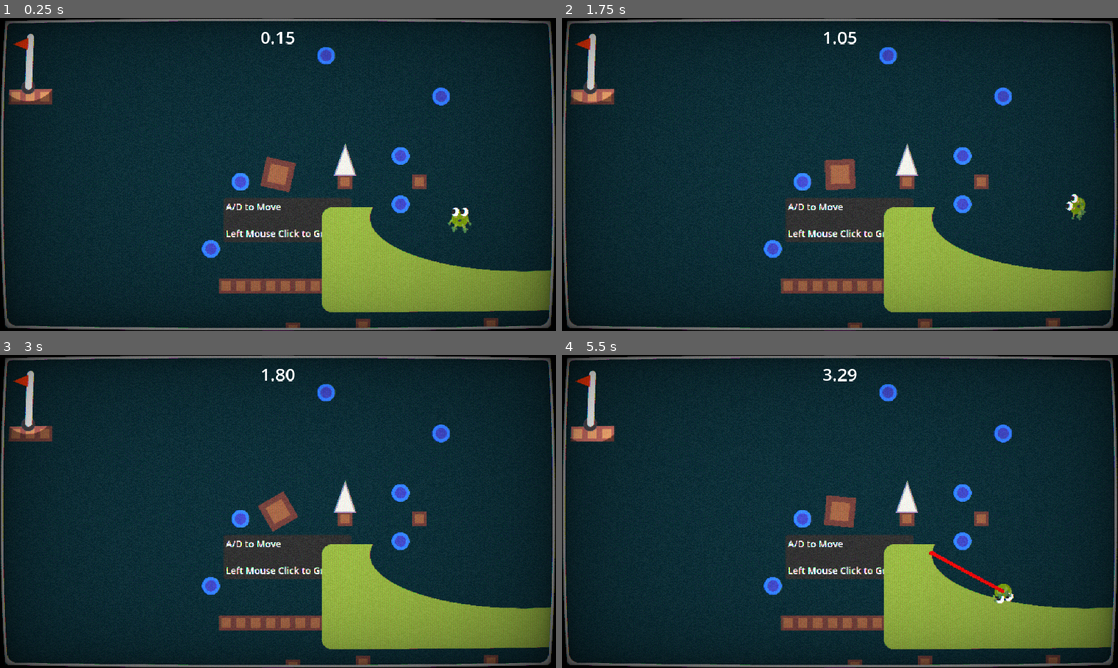
Above: before the commit, frames 1-4 (two rows, left to right).
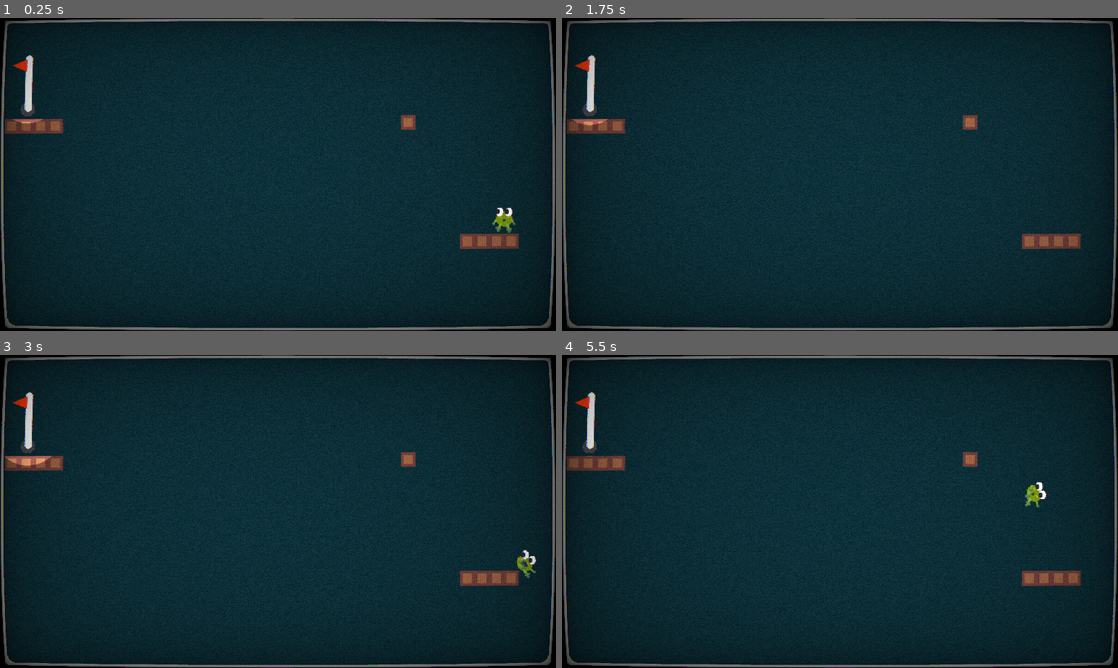
Above: after the commit, the same moments.

Repository: mathew-tran/twodimension
Game: Godot game, scene res://Scenes/Forest/Level1.tscn
The game is run twice, just before and just after one commit, with the same random seed, the same clock (stepped at 60 frames per second) and the same inputs. Before the commit the project starts from res://Scenes/Test.tscn. Sound files missing from this copy of the repository are replaced by a short silence.
Inputs (mouse positions are in pixels of both pictures, inside the frame that each line leads up to):
- Up to frame 1 (0.25 s): no input
- Up to frame 2 (1.75 s): tap Enter at 0.5, 1.25 s; move the mouse to (962, 158) at 0.52 s; press the mouse at (962, 158) at 0.53 s; hold D (MoveRight) 0.53-1.28 s; move the mouse to (728, 190) at 1.27 s; release the mouse at (728, 190) at 1.28 s; hold S (Down) from 1.28 s (still down); tap Space (Detach) at 1.35 s
- Up to frame 3 (3 s): tap Enter at 2, 2.75 s; move the mouse to (333, 442) at 2.02 s; release S (Down) at 2.03 s; press the mouse at (333, 442) at 2.03 s; hold D (MoveRight) 2.03-2.78 s; move the mouse to (250, 574) at 2.77 s; release the mouse at (250, 574) at 2.78 s; hold W (Up) from 2.78 s (still down); tap Space (Detach) at 2.85 s
- Up to frame 4 (5.5 s): tap Enter at 3.5, 4.25 s; move the mouse to (1006, 558) at 3.52 s; release W (Up) at 3.53 s; press the mouse at (1006, 558) at 3.53 s; hold A (MoveLeft) 3.53-5.03 s; move the mouse to (673, 464) at 4.27 s; release the mouse at (673, 464) at 4.28 s; tap Space (Detach) at 4.35 s; move the mouse to (867, 511) at 5.02 s; press the mouse at (867, 511) at 5.03 s; hold S (Down) from 5.03 s (still down)

The runs differ from the first frame. In frame 1, 16% of the frame differs, in the area x 0-100%, y 4-100%; in frame 2, 16%; in frame 3, 16%; in frame 4, 16%.

Commit message:
make prefab level and inherit

Diff:
--- a/Art/Example.svg
+++ b/Art/Example.svg
@@ -23,9 +23,9 @@
      inkscape:pagecheckerboard="0"
      inkscape:deskcolor="#d1d1d1"
      inkscape:document-units="mm"
-     inkscape:zoom="4.0567375"
-     inkscape:cx="88.987764"
-     inkscape:cy="520.98515"
+     inkscape:zoom="2.8685466"
+     inkscape:cx="366.73624"
+     inkscape:cy="851.47649"
      inkscape:window-width="1920"
      inkscape:window-height="1001"
      inkscape:window-x="-7"
@@ -570,6 +570,16 @@
        cx="23.349018"
        cy="144.26823"
        rx="12.913702"
-       ry="14.087674" />
+       ry="14.087674"
+       inkscape:export-filename="Environment\FlagLight.png"
+       inkscape:export-xdpi="512"
+       inkscape:export-ydpi="512" />
+    <path
+       id="rect14"
+       style="fill:#e96c2a;fill-opacity:1;stroke:#e11800;stroke-width:0.805802;stroke-linecap:round;stroke-dasharray:none"
+       d="M 87.998229,219.46568 101.61801,211.72805 87.998229,203.9901 Z"
+       inkscape:export-filename="UI\PositionIndicator.png"
+       inkscape:export-xdpi="512"
+       inkscape:export-ydpi="512" />
   </g>
 </svg>
--- a/Prefab/GameManager.tscn
+++ b/Prefab/GameManager.tscn
@@ -72,6 +72,7 @@
 theme_override_styles/panel = SubResource("StyleBoxFlat_86twc")
 
 [node name="GameTime" parent="CanvasLayer/Panel/Panel" instance=ExtResource("2_3nmq8")]
+visible = false
 layout_mode = 1
 offset_left = -150.0
 offset_top = 18.0
--- /dev/null
+++ b/Scenes/Forest/Level1.tscn
@@ -0,0 +1,39 @@
+[gd_scene load_steps=3 format=3 uid="uid://bosswkshqliuj"]
+
+[ext_resource type="PackedScene" uid="uid://dwo42hhdbiiub" path="res://Scenes/LevelBase.tscn" id="1_6v52h"]
+[ext_resource type="PackedScene" uid="uid://xepyejc21pw7" path="res://Prefab/Environment/GroundTile.tscn" id="2_j4tfh"]
+
+[node name="LevelBase" instance=ExtResource("1_6v52h")]
+
+[node name="Player" parent="." index="2"]
+position = Vector2(1952, 320)
+
+[node name="GoalPost" parent="." index="3"]
+position = Vector2(-2208, -768)
+
+[node name="Tile" parent="." index="4" instance=ExtResource("2_j4tfh")]
+position = Vector2(2016, 576)
+
+[node name="Tile2" parent="." index="5" instance=ExtResource("2_j4tfh")]
+position = Vector2(1888, 576)
+
+[node name="Tile3" parent="." index="6" instance=ExtResource("2_j4tfh")]
+position = Vector2(1760, 576)
+
+[node name="Tile4" parent="." index="7" instance=ExtResource("2_j4tfh")]
+position = Vector2(1632, 576)
+
+[node name="Tile5" parent="." index="8" instance=ExtResource("2_j4tfh")]
+position = Vector2(1120, -448)
+
+[node name="Tile6" parent="." index="9" instance=ExtResource("2_j4tfh")]
+position = Vector2(-2304, -416)
+
+[node name="Tile7" parent="." index="10" instance=ExtResource("2_j4tfh")]
+position = Vector2(-2176, -416)
+
+[node name="Tile8" parent="." index="11" instance=ExtResource("2_j4tfh")]
+position = Vector2(-2048, -416)
+
+[node name="Tile9" parent="." index="12" instance=ExtResource("2_j4tfh")]
+position = Vector2(-1920, -416)
--- /dev/null
+++ b/Scenes/LevelBase.tscn
@@ -0,0 +1,20 @@
+[gd_scene load_steps=6 format=3 uid="uid://dwo42hhdbiiub"]
+
+[ext_resource type="Script" path="res://Script/Level.gd" id="1_q07pa"]
+[ext_resource type="PackedScene" uid="uid://bnirt3n4w78el" path="res://Prefab/Camera.tscn" id="1_wlir5"]
+[ext_resource type="PackedScene" uid="uid://cmg045qldjb6b" path="res://Prefab/GameManager.tscn" id="2_frjm1"]
+[ext_resource type="PackedScene" uid="uid://bs3v544mdd2bt" path="res://Prefab/Player.tscn" id="3_yjhw7"]
+[ext_resource type="PackedScene" uid="uid://c1jfdqvyseess" path="res://Prefab/GoalPost.tscn" id="4_a17i1"]
+
+[node name="LevelBase" type="Node2D"]
+script = ExtResource("1_q07pa")
+
+[node name="Camera2D" parent="." instance=ExtResource("1_wlir5")]
+
+[node name="GameManager" parent="." instance=ExtResource("2_frjm1")]
+
+[node name="Player" parent="." instance=ExtResource("3_yjhw7")]
+position = Vector2(1632, 160)
+
+[node name="GoalPost" parent="." instance=ExtResource("4_a17i1")]
+position = Vector2(-1696, -576)
--- a/project.godot
+++ b/project.godot
@@ -11,7 +11,7 @@
 [application]
 
 config/name="TwoDimensions"
-run/main_scene="res://Scenes/Test.tscn"
+run/main_scene="res://Scenes/Forest/Level1.tscn"
 config/features=PackedStringArray("4.3", "Forward Plus")
 config/icon="res://icon.svg"
 
Binary file added: Art/UI/PositionIndicator.png
